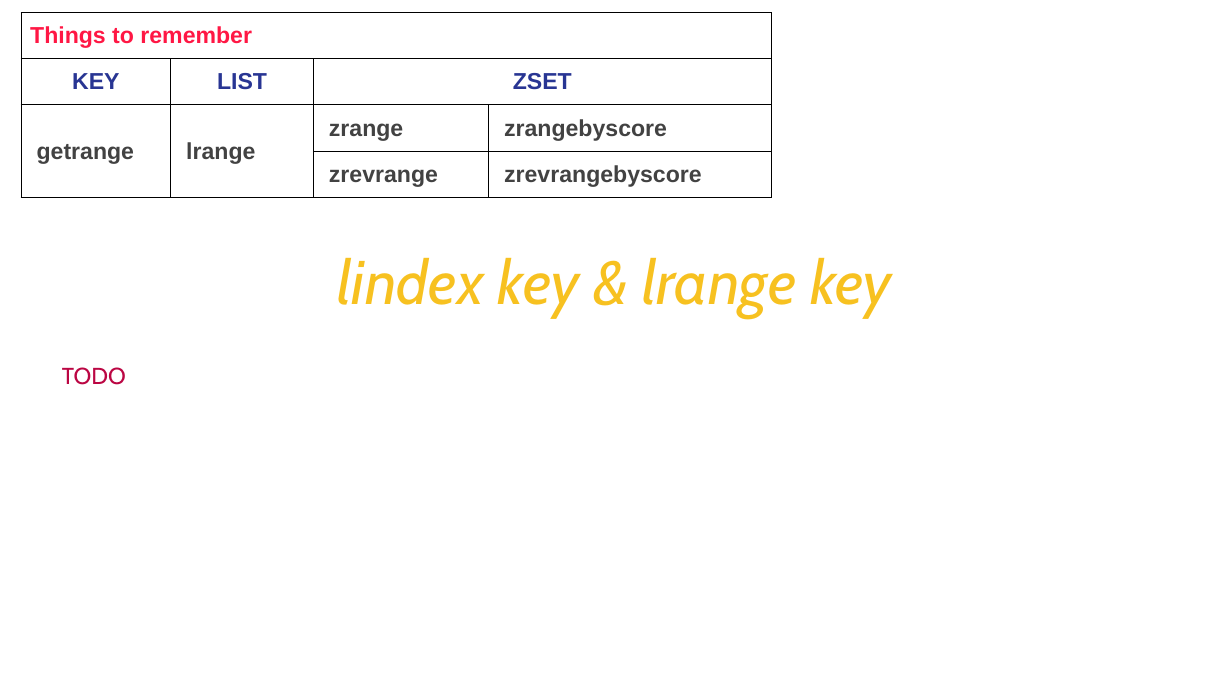
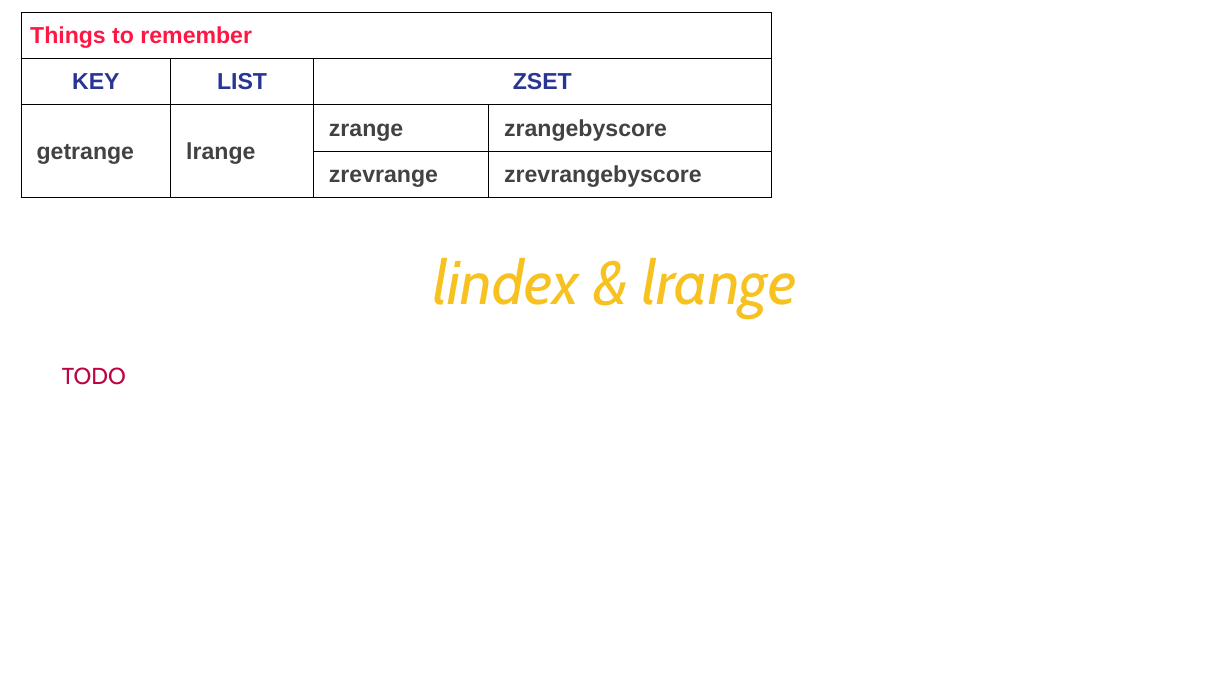
Before and after one commit to Saleel-Bagde/PPT-s, a slide deck: slide 38 of redis Ver2.pptx. Drawn at 1232x693 pixels with LibreOffice and Linux fonts; fonts in the diff are those of the drawing. Boxes give left, top, right and bottom in pixels: in the first picture for what was removed or moved away, otherwise in the second. Text is boxed around its words. In the diff, an @@ line names an element or a change of style, - is before the commit and + after.

```diff
--- a/redis Ver2.pptx
+++ b/redis Ver2.pptx
@@ text at [433,257,796,318]: text changed @@
-lindex key & lrange key
+lindex & lrange
```
Also in this commit, not shown: 52 other slides changed, 3 slides added.
